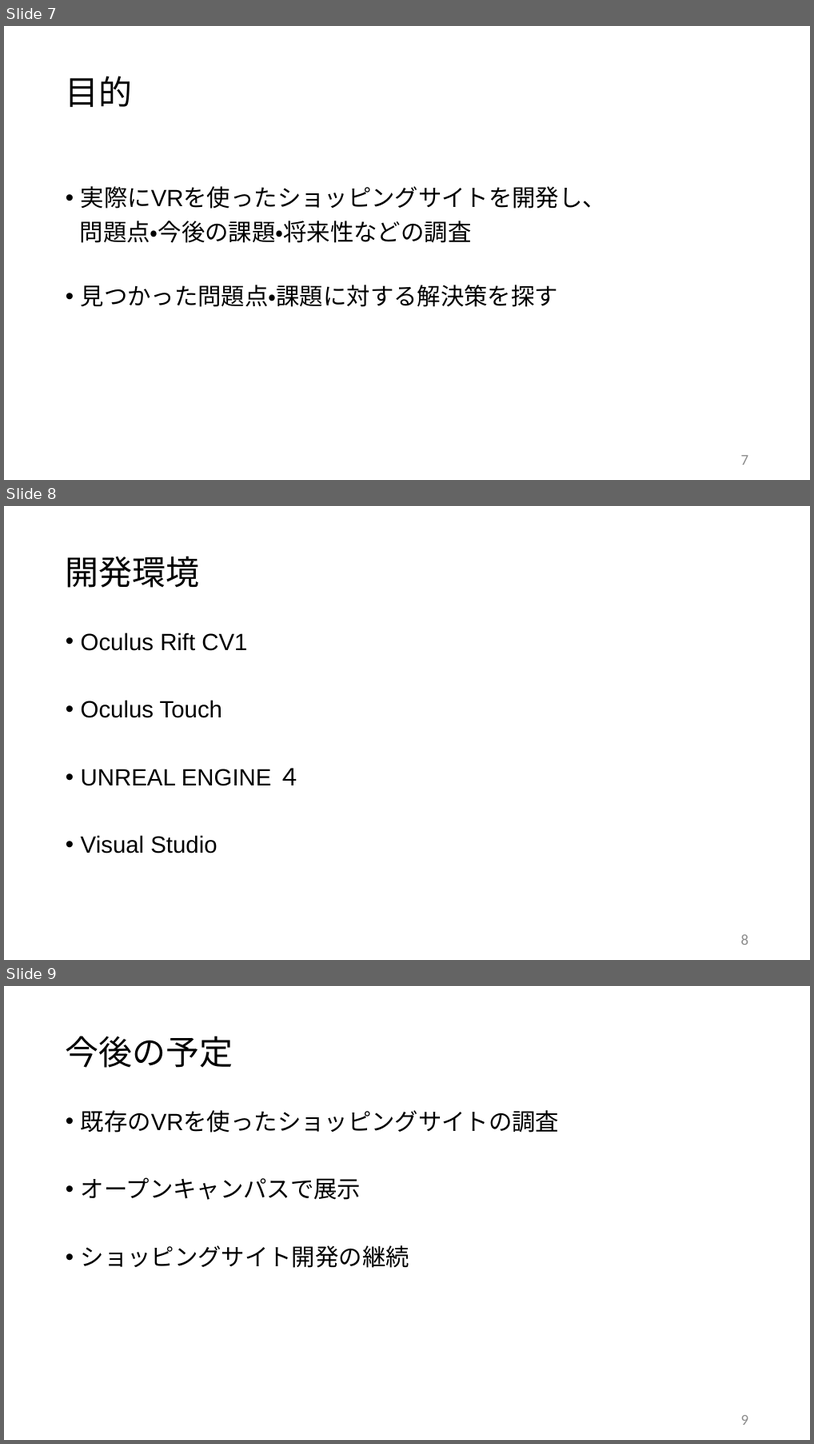
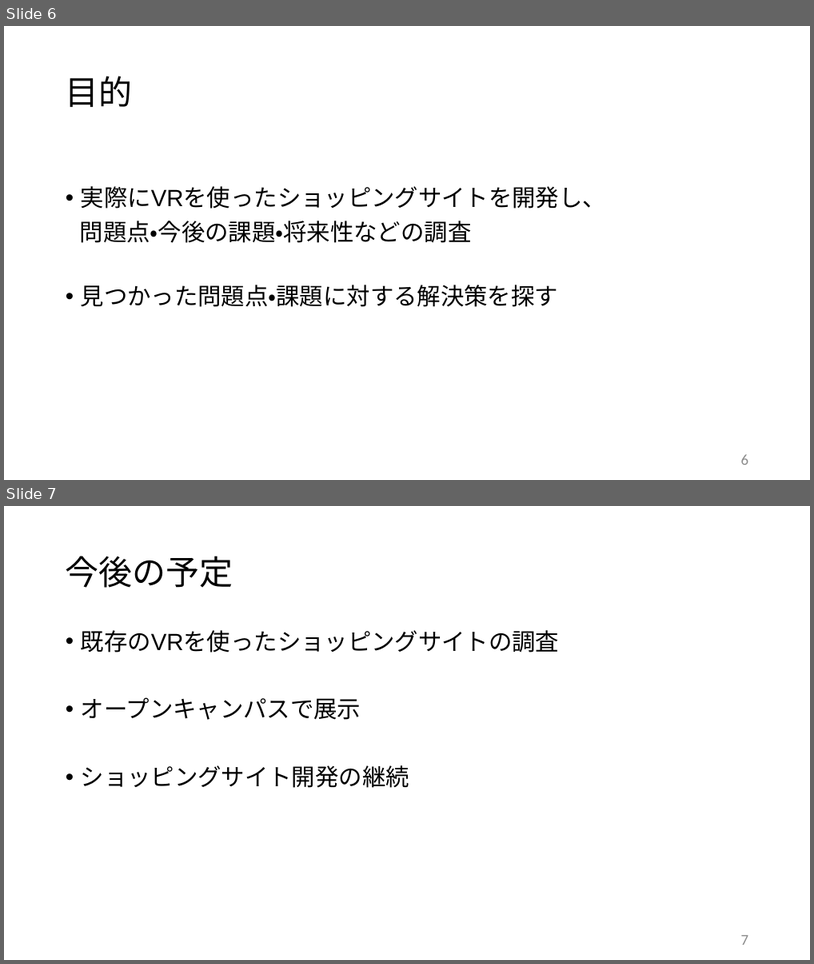
Before and after one commit to yamako0/dissertation, a slide deck: スライド/20170720_中間発表.pptx. Shown one above the other, each under a label of ours: slides 7, 8 and 9 before the commit, slides 6 and 7 after it. The pictures are 814x1444 and 814x964 pixels, drawn with LibreOffice and Linux fonts; fonts in the diff are those of the drawing. Boxes give left, top, right and bottom in pixels: in the first picture for what was removed or moved away, otherwise in the second. Text is boxed around its words. In the diff, an @@ line names an element or a change of style, - is before the commit and + after.

```diff
--- a/スライド/20170720_中間発表.pptx
+++ b/スライド/20170720_中間発表.pptx
@@ slide 8 removed at (4, 506, 810, 960), background #FFFFFF @@
@@ title removed at (66, 556, 200, 588) @@
-開発環境
@@ text removed at (81, 632, 302, 853) @@
-• Oculus Rift CV1
-• Oculus Touch
-• UNREAL ENGINE ４
-• Visual Studio
@@ page number removed at (742, 934, 750, 944) @@
-8
@@ what was slide 7 is now slide 6 @@
@@ page number at (742, 454, 750, 464): text changed @@
-7
+6
@@ what was slide 9 is now slide 7 @@
@@ page number at (742, 935, 750, 944): text changed @@
-9
+7
```
Also in this commit, not shown: 1 slide changed, 1 other slide removed.
